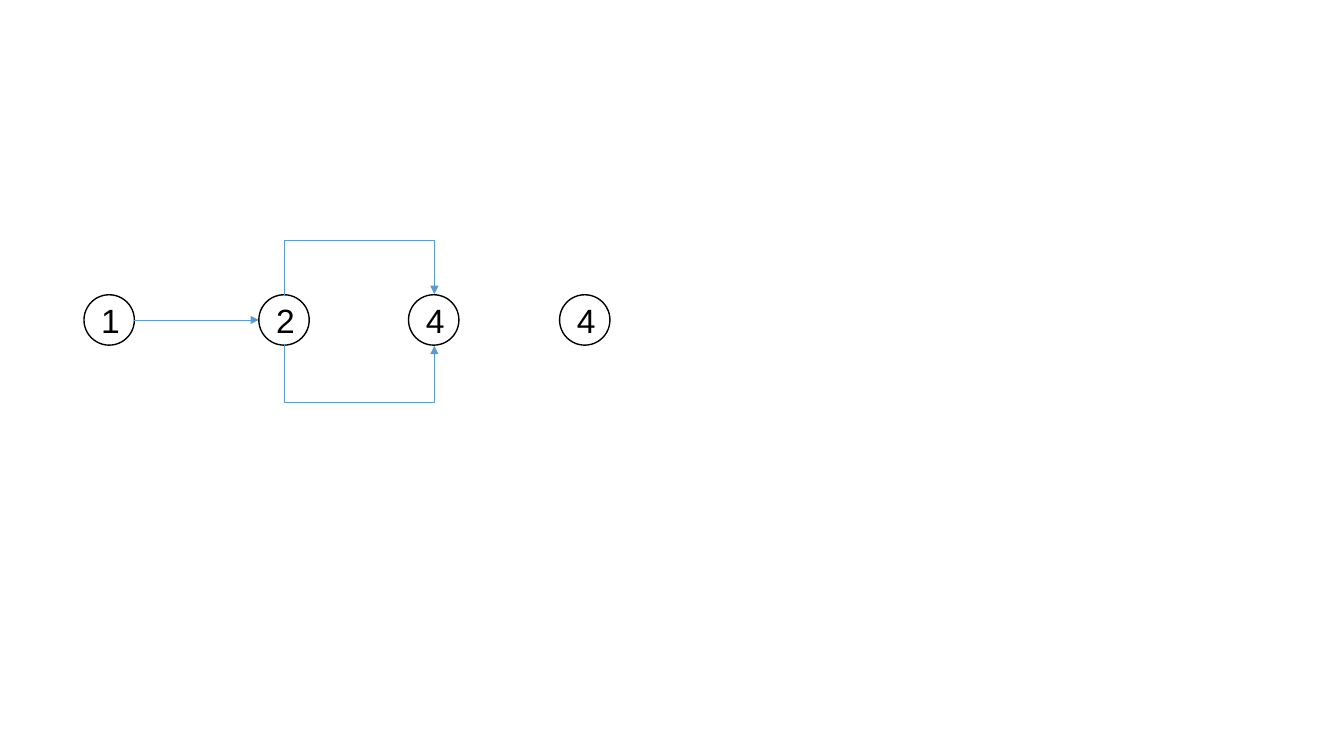
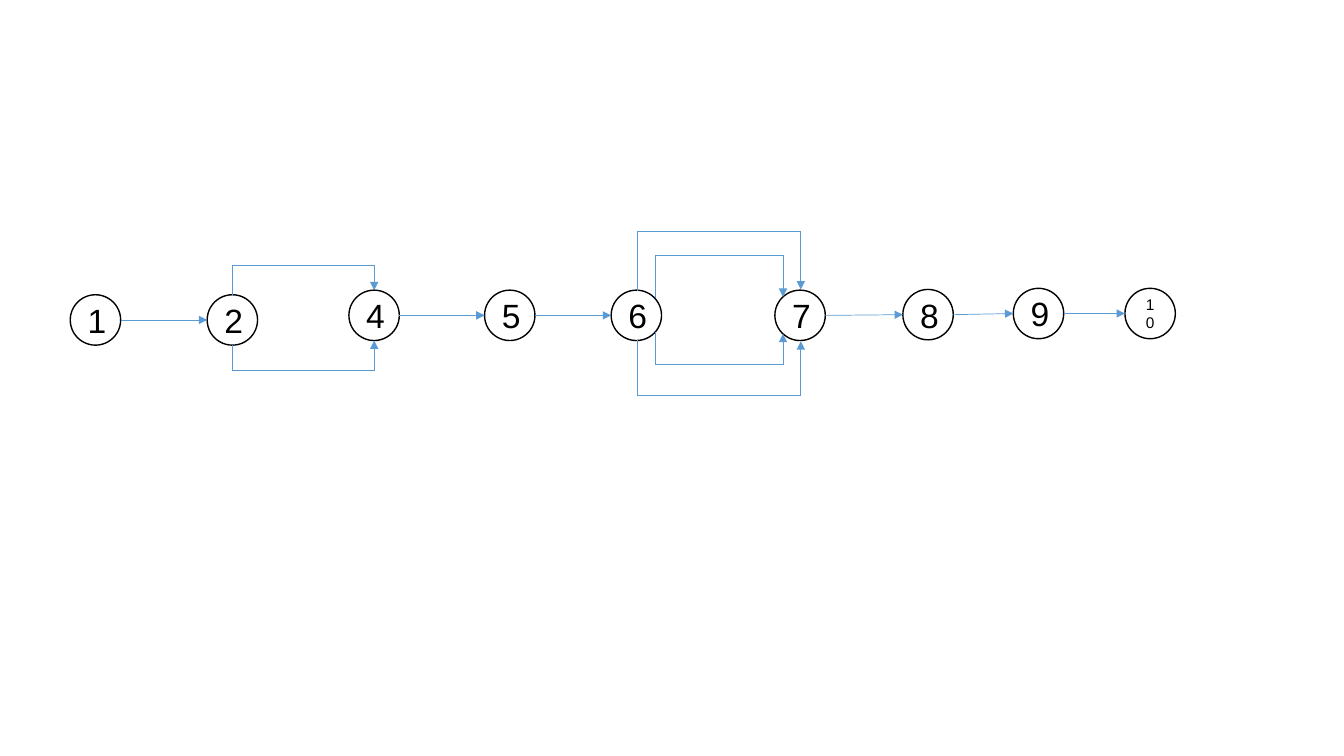
Before and after one commit to wqjteam/2021CVORDL, a slide deck: slide 1 of src/main/com/wqj/pm/网络图.pptx. Drawn at 1344x756 pixels with LibreOffice and Linux fonts; fonts in the diff are those of the drawing. Boxes give left, top, right and bottom in pixels: in the first picture for what was removed or moved away, otherwise in the second. Text is boxed around its words. In the diff, an @@ line names an element or a change of style, - is before the commit and + after.

Commit message:
提交代码

```diff
--- a/src/main/com/wqj/pm/网络图.pptx
+++ b/src/main/com/wqj/pm/网络图.pptx
@@ elbow arrow added from (637, 291) to (801, 289), #5B9BD5 0.5 pt @@
@@ elbow arrow moved from (285, 295) - (435, 294) to (233, 294) - (374, 290) @@
@@ elbow arrow added from (655, 298) to (783, 297), #5B9BD5 0.5 pt @@
@@ ellipse "1": place and size @@
-ellipse "1" at <box>84,294,134,345</box>
+ellipse "1" at <box>71,294,121,345</box>
@@ ellipse "2": place and size @@
-ellipse "2" at <box>259,294,310,345</box>
+ellipse "2" at <box>208,294,258,345</box>
@@ ellipse "4": place and size @@
-ellipse "4" at <box>408,294,459,345</box>
+ellipse "4" at <box>349,290,399,341</box>
@@ ellipse "5": place and size @@
-ellipse "5" at <box>560,294,610,345</box>
+ellipse "5" at <box>485,290,535,341</box>
@@ ellipse added at <box>611,290,661,341</box>, outline #000000 1 pt, 24 pt, text #000000 @@
+6
@@ ellipse added at <box>775,290,826,341</box>, outline #000000 1 pt, 24 pt, text #000000 @@
+7
@@ ellipse added at <box>903,289,954,340</box>, outline #000000 1 pt, 24 pt, text #000000 @@
+8
@@ ellipse added at <box>1013,288,1064,339</box>, outline #000000 1 pt, 24 pt, text #000000 @@
+9
@@ ellipse added at <box>1125,288,1176,339</box>, outline #000000 1 pt, 11 pt, text #000000 @@
+10
@@ arrow moved from (134, 320) - (259, 320) to (121, 320) - (208, 320) @@
@@ arrow added from (399, 316) to (485, 316), #5B9BD5 0.5 pt @@
@@ text in ellipse at <box>502,305,521,329</box>: text changed @@
-4
+5
@@ arrow added from (535, 316) to (611, 316), #5B9BD5 0.5 pt @@
@@ arrow added from (826, 316) to (903, 315), #5B9BD5 0.5 pt @@
@@ arrow added from (954, 315) to (1013, 314), #5B9BD5 0.5 pt @@
@@ arrow added from (1064, 314) to (1125, 314), #5B9BD5 0.5 pt @@
@@ elbow arrow moved from (285, 345) - (435, 346) to (233, 345) - (374, 341) @@
@@ elbow arrow added from (637, 340) to (801, 342), #5B9BD5 0.5 pt @@
@@ elbow arrow added from (655, 333) to (783, 334), #5B9BD5 0.5 pt @@
```
